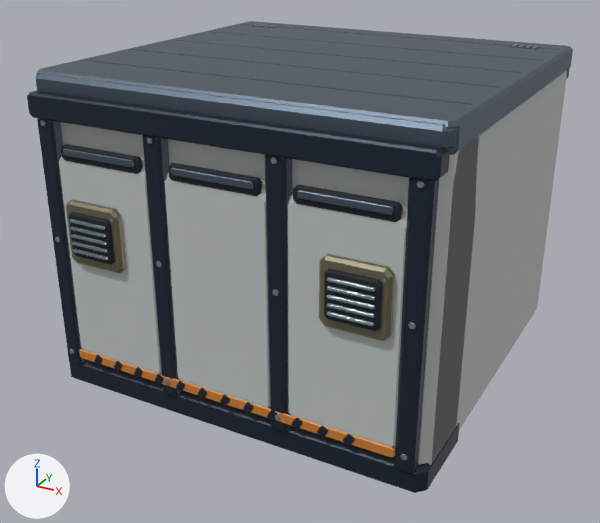
The glTF model assets/art/models/wall_segment.glb as it was, and as the next commit left it.
Both versions are drawn from a camera (50 mm lens) standing at (3.76, -5.84, 4.61) and looking at (-0.06, 1.11, 1.13). The axes (+X, +Y, +Z) are drawn at lower left. The lights are the same throughout. The picture after the commit comes second. Vertices at exactly the same position are counted once.

Objects in the first picture: 'wall_segment'.
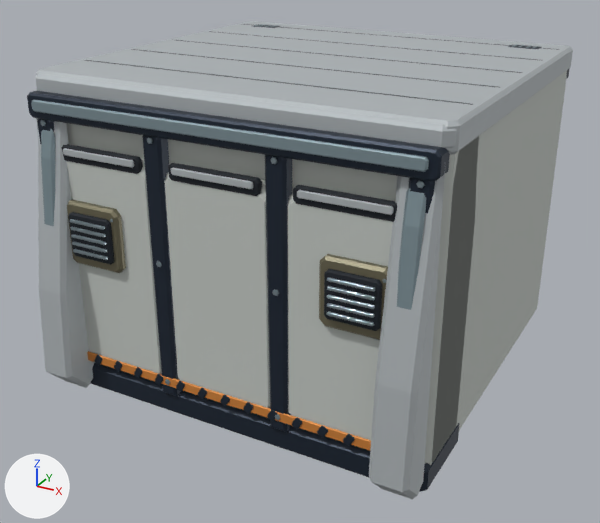
Where the change shows, as pixel boxes (x1, y1, x2, y2) in the pictures (600 x 523 px):
'wall_segment', reshaped
    before: (27, 21, 573, 493)
    after: (27, 21, 573, 499)
part 1 of me_wall_segment, added
    after: (31, 99, 429, 172)
part 2 of me_wall_segment, added
    after: (36, 118, 95, 388)
part 3 of me_wall_segment, added
    after: (369, 163, 446, 499)
part 4 of me_wall_segment, added
    after: (41, 129, 55, 226)
part 5 of me_wall_segment, added
    after: (397, 188, 426, 310)
part 6 of me_wall_segment, edited (looks the same)
    both: (66, 71, 567, 465)
part 7 of me_wall_segment, recoloured (lighter)
    both: (36, 21, 573, 215)

The change, as a diff of the scene's bpy script:
```diff
--- a/assets/art/models/wall_segment.glb.py
+++ b/assets/art/models/wall_segment.glb.py
@@ mat_bunkerconcrete @@
+mat_bunkerconcrete = principled_material('BunkerConcrete')
+mat_bunkerconcrete.base_color = (0.539, 0.571, 0.539)  # light grey #c2c7c2
+mat_bunkerconcrete.roughness = 0.86
@@ mat_bunkerarmor @@
+mat_bunkerarmor = principled_material('BunkerArmor')
+mat_bunkerarmor.base_color = (0.474, 0.509, 0.527)  # light grey #b7bdc0
+mat_bunkerarmor.metallic = 0.28
+mat_bunkerarmor.roughness = 0.69
@@ mat_bunkerrim @@
+mat_bunkerrim = principled_material('BunkerRim')
+mat_bunkerrim.base_color = (0.246, 0.328, 0.361)  # greyish cyan #889ba2
+mat_bunkerrim.metallic = 0.4
+mat_bunkerrim.roughness = 0.55
@@ me_wall_segment @@
 # used by ob_wall_segment; location = (0.0, 0.0, 0.0)
-me_wall_segment.from_pydata(...)  # 3496 vertices, 6472 faces; spans x -2.0..2.0, y -0.61..3.54, z 0.01..3.19
+me_wall_segment.from_pydata(...)  # 3624 vertices, 6708 faces; spans x -2.0..2.0, y -0.79..3.54, z 0.01..3.19
+# me_wall_segment part 1: the loose piece of 32 vertices spanning x -1.95..1.95, y -0.54..-0.34, z 2.78..3.01 is copied, and the copy is scaled about its middle by (0.962, 0.58, 0.44), then moved by (0.0, -0.07, 0.01), in mat_bunkerrim (greyish cyan #889ba2); it spans x -1.86..1.86, y -0.57..-0.46, z 2.86..2.96
+# me_wall_segment part 2: a new loose piece of 24 vertices spanning x -1.95..-1.59, y -0.79..-0.38, z 0.03..2.94, in mat_bunkerarmor (light grey #b7bdc0)
+# me_wall_segment part 3: a new loose piece of 24 vertices spanning x 1.59..1.95, y -0.79..-0.38, z 0.03..2.94, in mat_bunkerarmor (light grey #b7bdc0)
+# me_wall_segment part 4: a new loose piece of 24 vertices spanning x -1.85..-1.69, y -0.75..-0.46, z 0.3..2.7, in mat_bunkerrim (greyish cyan #889ba2)
+# me_wall_segment part 5: a new loose piece of 24 vertices spanning x 1.69..1.85, y -0.75..-0.46, z 0.3..2.7, in mat_bunkerrim (greyish cyan #889ba2)
+# me_wall_segment part 6: 464 faces spanning x -1.97..1.97, y -0.49..3.42, z 0.06..3.16 switch from mat_concrete (light grey #bdc4c2) to mat_bunkerconcrete (light grey #c2c7c2)
+# me_wall_segment part 7: 480 faces spanning x -2.0..2.0, y -0.52..3.45, z 2.48..3.18 switch from mat_alloy (greyish blue #586674) to mat_bunkerarmor (light grey #b7bdc0)
 me_wall_segment.materials.append(mat_graphite)
@@ me_wall_segment @@
 me_wall_segment.materials.append(mat_hazard)
+me_wall_segment.materials.append(mat_bunkerrim)  # greyish cyan #889ba2
```
